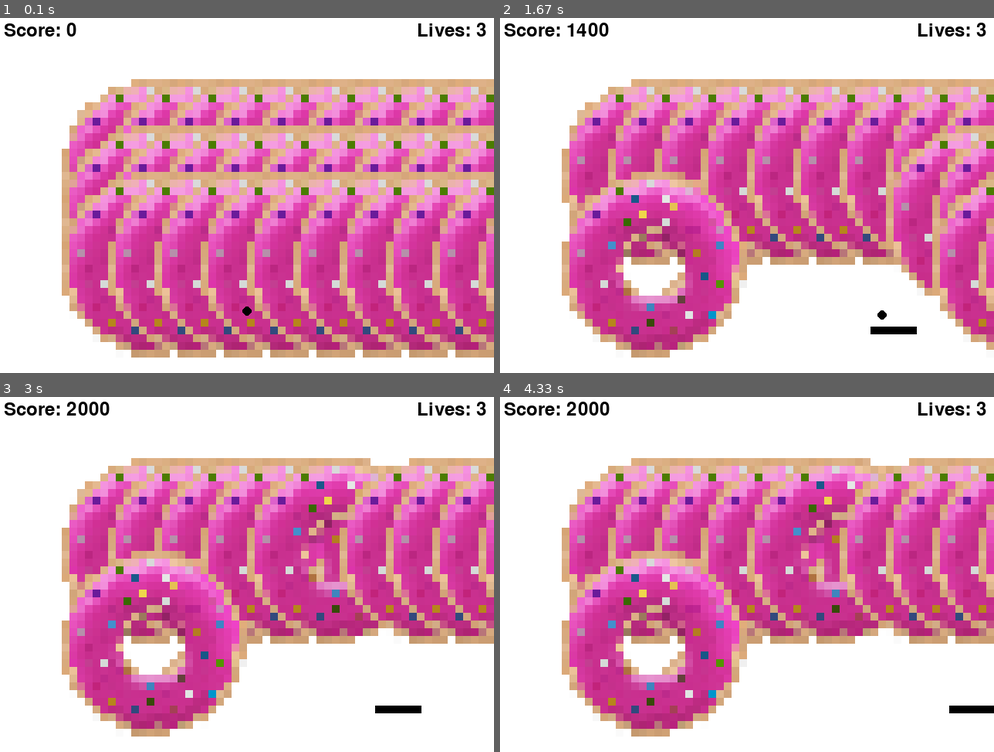
Above: before the commit, frames 1-4 (two rows, left to right).
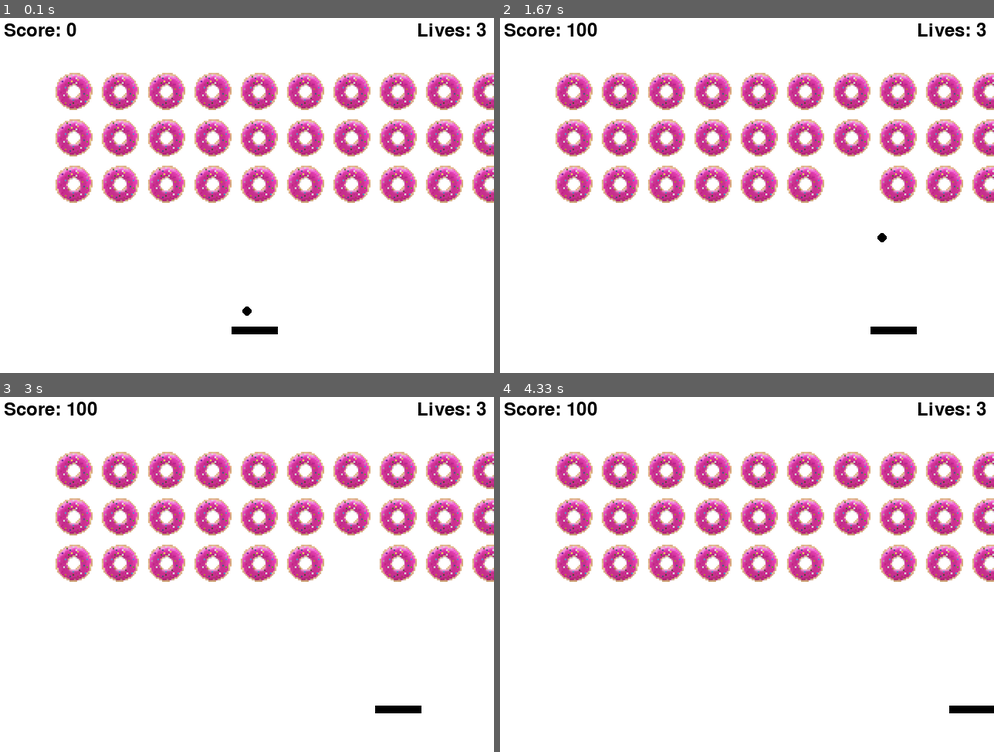
Above: after the commit, the same moments.

Repository: samdawes/iD-Emory-Python-Projects
Game: pygame game, started from Pygame/BB/bubble_buster_sprites.py
The game is run twice, just before and just after one commit, with the same random seed, the same clock (stepped at 60 frames per second) and the same inputs.
Inputs:
- Up to frame 1 (0.1 s): no input
- Up to frame 2 (1.67 s): hold D 0.33-0.8 s; hold D 0.83-1.3 s; tap Space at 0.9, 1.2, 1.4 s; hold A from 1.33 s (still down)
- Up to frame 3 (3 s): tap Space at 1.7, 1.97, 2.27, 2.4, 2.7 s; release A at 1.87 s; hold A 1.9-2.3 s; hold D 2.33-2.97 s
- Up to frame 4 (4.33 s): hold A 3-3.47 s; tap Space at 3.07, 3.37, 3.57, 3.87, 4.07 s; hold D 3.5-3.97 s; hold D from 4 s (still down)

The runs differ from the first frame. In frame 1, 67% of the frame differs, in the area x 11-100%, y 15-96%; in frame 2, 53%; in frame 3, 50%; in frame 4, 50%.

Commit message:
another commit before becoming private

Diff:
--- a/MAD.py
+++ b/MAD.py
@@ -1,10 +1,10 @@
 print("Mad Libs is starting!")
 
-Adjective1 = input("Enter an adjective: ")
+adjective1 = input("Enter an adjective: ")
 
 name = input("Enter a name:")
 
-Verb1 = input("Enter a verb: ")
+verb1 = input("Enter a verb: ")
 
 place = input("Enter a place: ")
 
@@ -12,13 +12,13 @@
 
 thing = input("Enter a thing: ")
 
-Verb2 = input("Enter a second verb: ")
+verb2 = input("Enter a second verb: ")
 
-Noun2 = input("Enter a noun: ")
+noun2 = input("Enter a noun: ")
 
 superhero_name = input("Enter a superhero_name:")
 
-Adjective2 = input("Enter a second adjective: ")
+adjective2 = input("Enter a second adjective: ")
 
 #optional vars that could spice the story up
 #food = input("Enter a food: ")
@@ -29,8 +29,8 @@
 #year = input("Enter a year:")
 
 #The template for the story
-STORY = """This morning I woke up and felt '{0}' because '{1}'was going to finally '{2}' over the big '{3}'. On the other side of the '{3}'
+story = """This morning I woke up and felt '{0}' because '{1}'was going to finally '{2}' over the big '{3}'. On the other side of the '{3}'
         were many '{4}'s protesting to keep '{5}' in stores. The crowd began to '{6}' to the rythym of the '{7}', which made '{8}'
-        very '{10}'.""".format(Adjective1, name, Verb1, place, place, animal, thing, Verb2, Noun2, superhero_name, Adjective2)
+        very '{10}'.""".format(adjective1, name, verb1, place, place, animal, thing, verb2, noun2, superhero_name, adjective2)
 
-print(STORY)
+print(story)
Binary file changed: Pygame/BB/donut.png
Not shown, changed: Python Cheat Sheet.pdf
